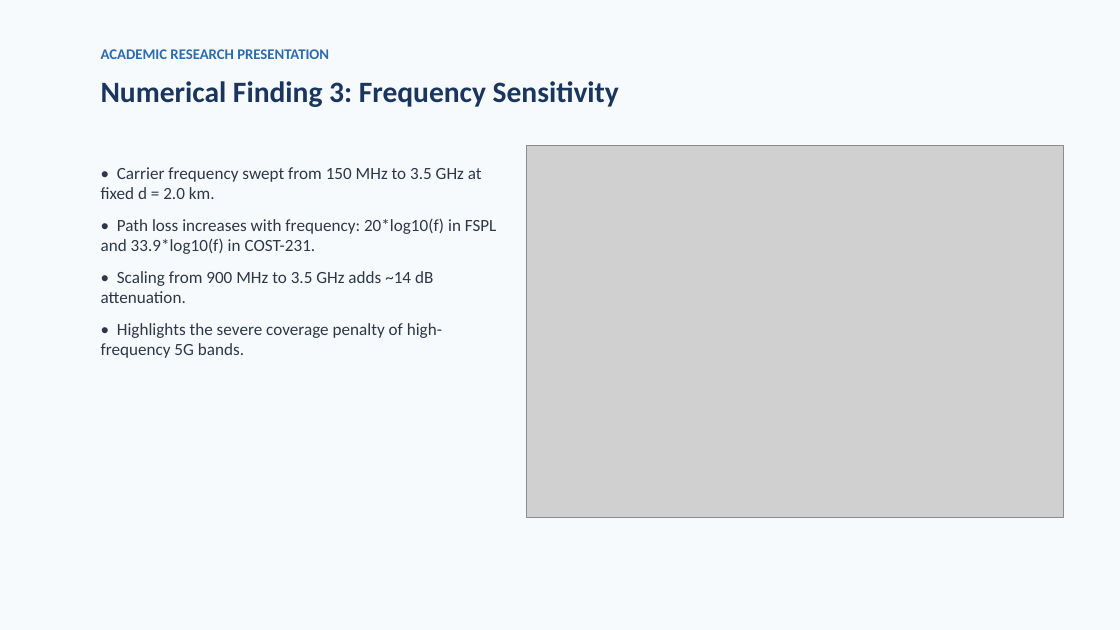
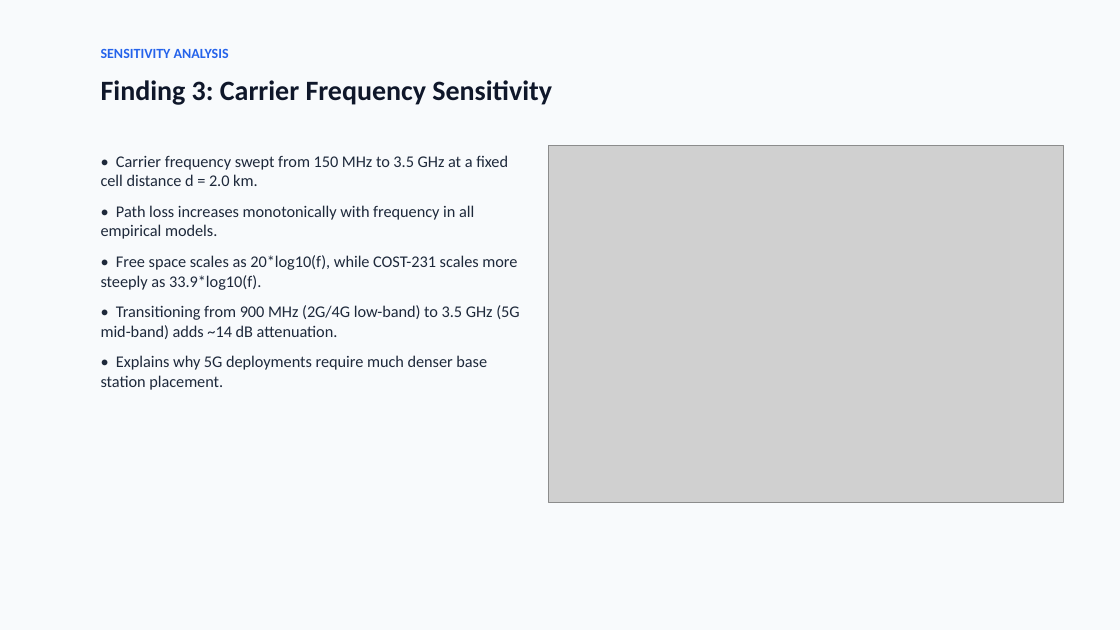
Before and after one commit to Harsh010801/Wireless, a slide deck: slide 12 of outputs/presentation/Wireless_Propagation_Analysis.pptx. Drawn at 1120x630 pixels with LibreOffice and Linux fonts; fonts in the diff are those of the drawing; grey boxes stand for pictures. Boxes give left, top, right and bottom in pixels: in the first picture for what was removed or moved away, otherwise in the second. Text is boxed around its words. In the diff, an @@ line names an element or a change of style, - is before the commit and + after.

Commit message:
Update master presentation with 20 slides, embedded figures, and team credentials

```diff
--- a/outputs/presentation/Wireless_Propagation_Analysis.pptx
+++ b/outputs/presentation/Wireless_Propagation_Analysis.pptx
@@ background #F7FAFC to #F8FAFC @@
@@ text at [101, 49, 229, 58]: text changed; size 9.5 to 9 pt; text colour #2B6CB0 to #2563EB @@
-ACADEMIC RESEARCH PRESENTATION
+SENSITIVITY ANALYSIS
@@ text at [101, 80, 552, 105]: text changed; size 19 to 18 pt; text colour #1A365D to #0F172A @@
-Numerical Finding 3: Frequency Sensitivity
+Finding 3: Carrier Frequency Sensitivity
@@ picture: place and size @@
-picture at [526, 146, 1064, 517]
+picture at [549, 146, 1064, 503]
@@ text at [101, 155, 519, 390]: text changed; size 11 to 10.5 pt; text colour #2D3748 to #1E293B @@
-• Carrier frequency swept from 150 MHz to 3.5 GHz at fixed d = 2.0 km.
-• Path loss increases with frequency: 20*log10(f) in FSPL and 33.9*log10(f) in COST-231.
-• Scaling from 900 MHz to 3.5 GHz adds ~14 dB attenuation.
-• Highlights the severe coverage penalty of high-frequency 5G bands.
+• Carrier frequency swept from 150 MHz to 3.5 GHz at a fixed cell distance d = 2.0 km.
+• Path loss increases monotonically with frequency in all empirical models.
+• Free space scales as 20*log10(f), while COST-231 scales more steeply as 33.9*log10(f).
+• Transitioning from 900 MHz (2G/4G low-band) to 3.5 GHz (5G mid-band) adds ~14 dB attenuation.
+• Explains why 5G deployments require much denser base station placement.
```
Also in this commit, not shown: 13 other slides changed, 6 slides added, 2 slides removed, 3 other files.
